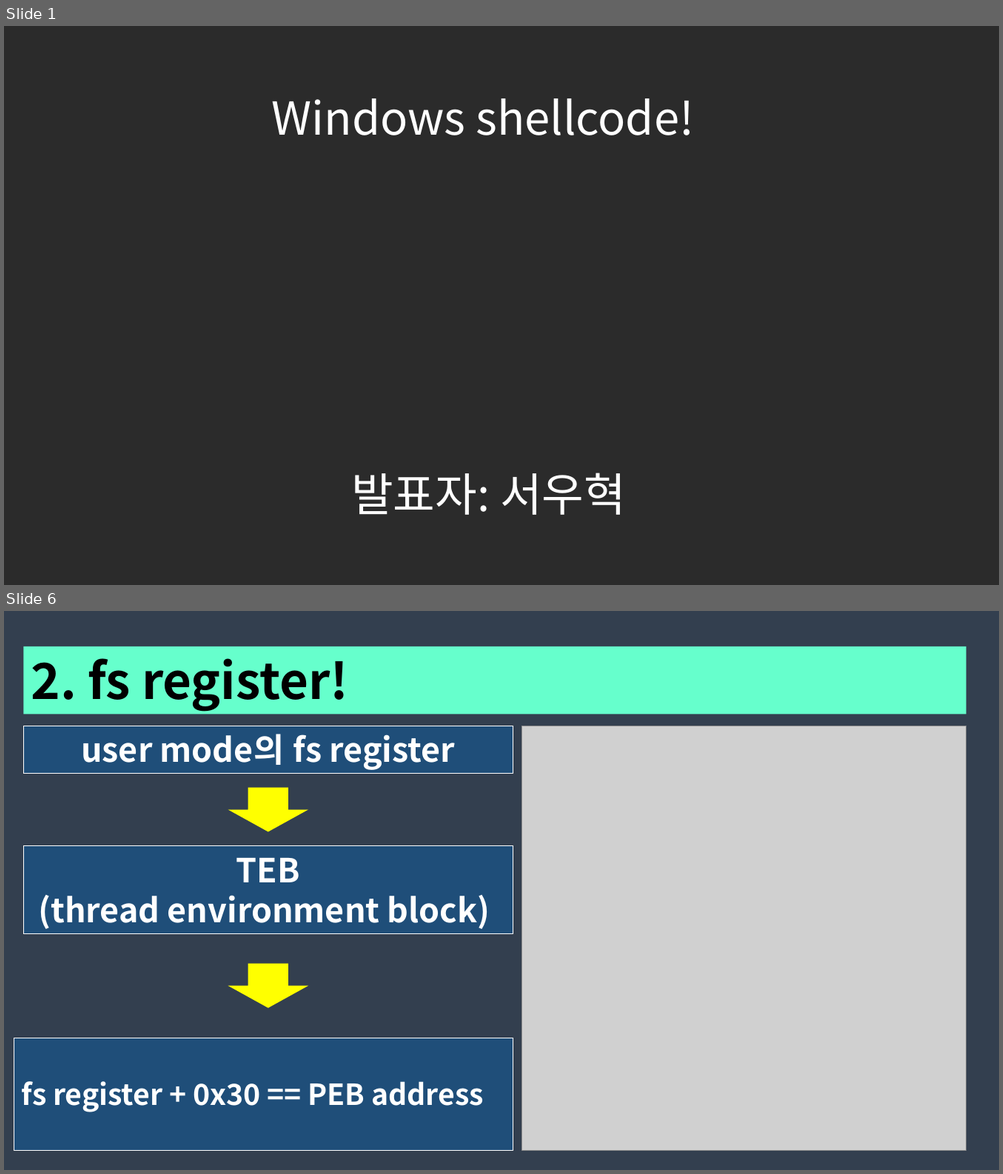
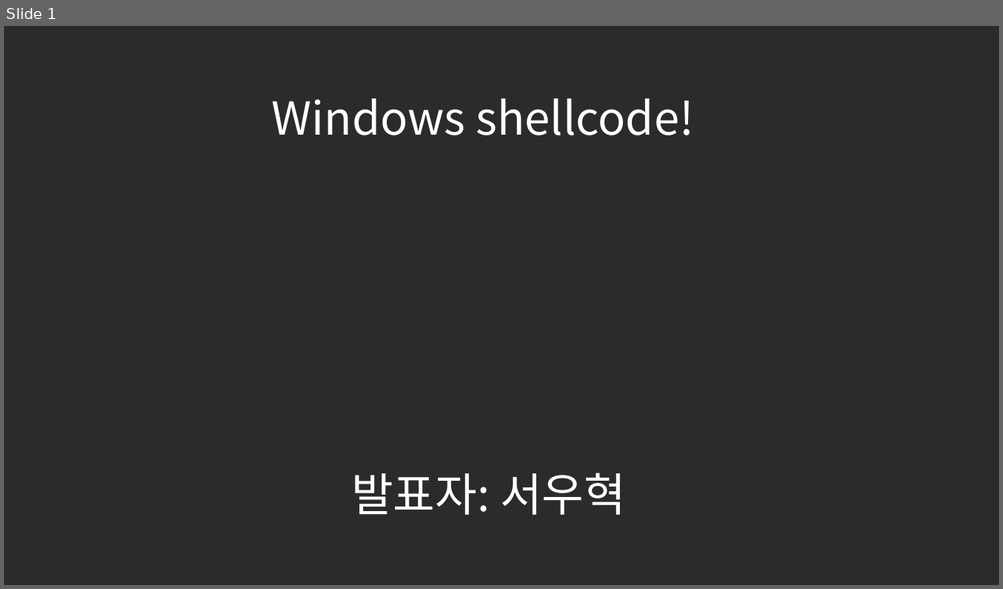
Before and after one commit to traitor0213/universal-shellcode, a slide deck: 123545.pptx. Shown one above the other, each under a label of ours: slides 1 and 6 before the commit, slide 1 after it; the slides between them are not shown. The pictures are 1003x1174 and 1003x589 pixels, drawn with LibreOffice and Linux fonts; fonts in the diff are those of the drawing; grey boxes stand for pictures; background and template pictures are left out; a plain dark background stands for a picture behind light text. Boxes give left, top, right and bottom in pixels: in the first picture for what was removed or moved away, otherwise in the second. Text is boxed around its words. In the diff, an @@ line names an element or a change of style, - is before the commit and + after.

```diff
--- a/123545.pptx
+++ b/123545.pptx
@@ slide 6 removed at [4,611,999,1170], background #333F50 @@
@@ rectangle removed at [23,646,966,714] @@
-2. fs register!
@@ rectangle removed at [23,726,512,774] @@
-user mode의 fs register
@@ picture removed at [522,726,966,1151] @@
@@ down arrow removed at [227,788,308,832] @@
@@ rectangle removed at [23,846,512,934] @@
-TEB
-(thread environment block)
@@ down arrow removed at [227,964,308,1008] @@
@@ rectangle removed at [14,1039,513,1151] @@
-fs register + 0x30 == PEB address
```
Also in this commit, not shown: 20 slides changed, 4 slides added, 2 other slides removed.
